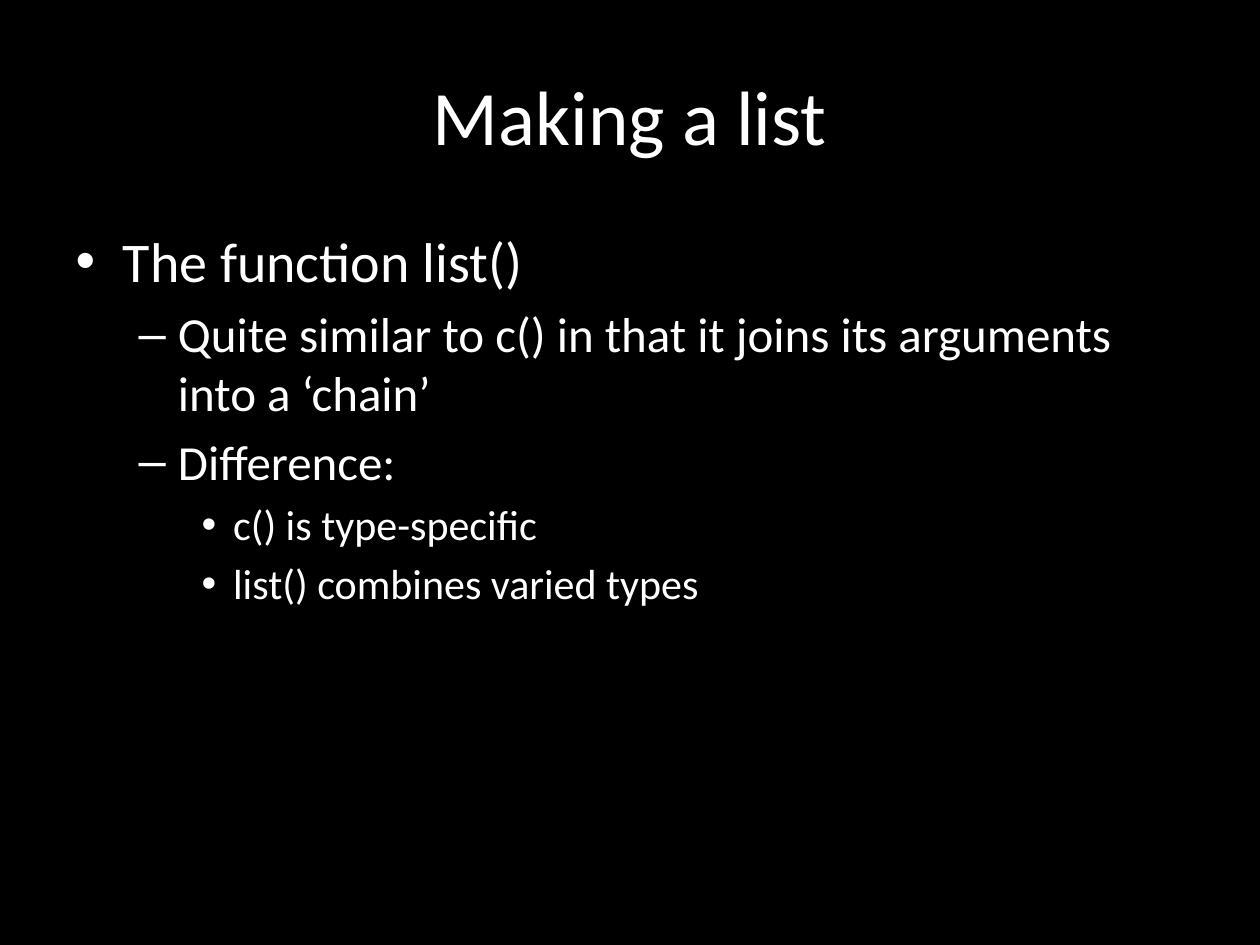
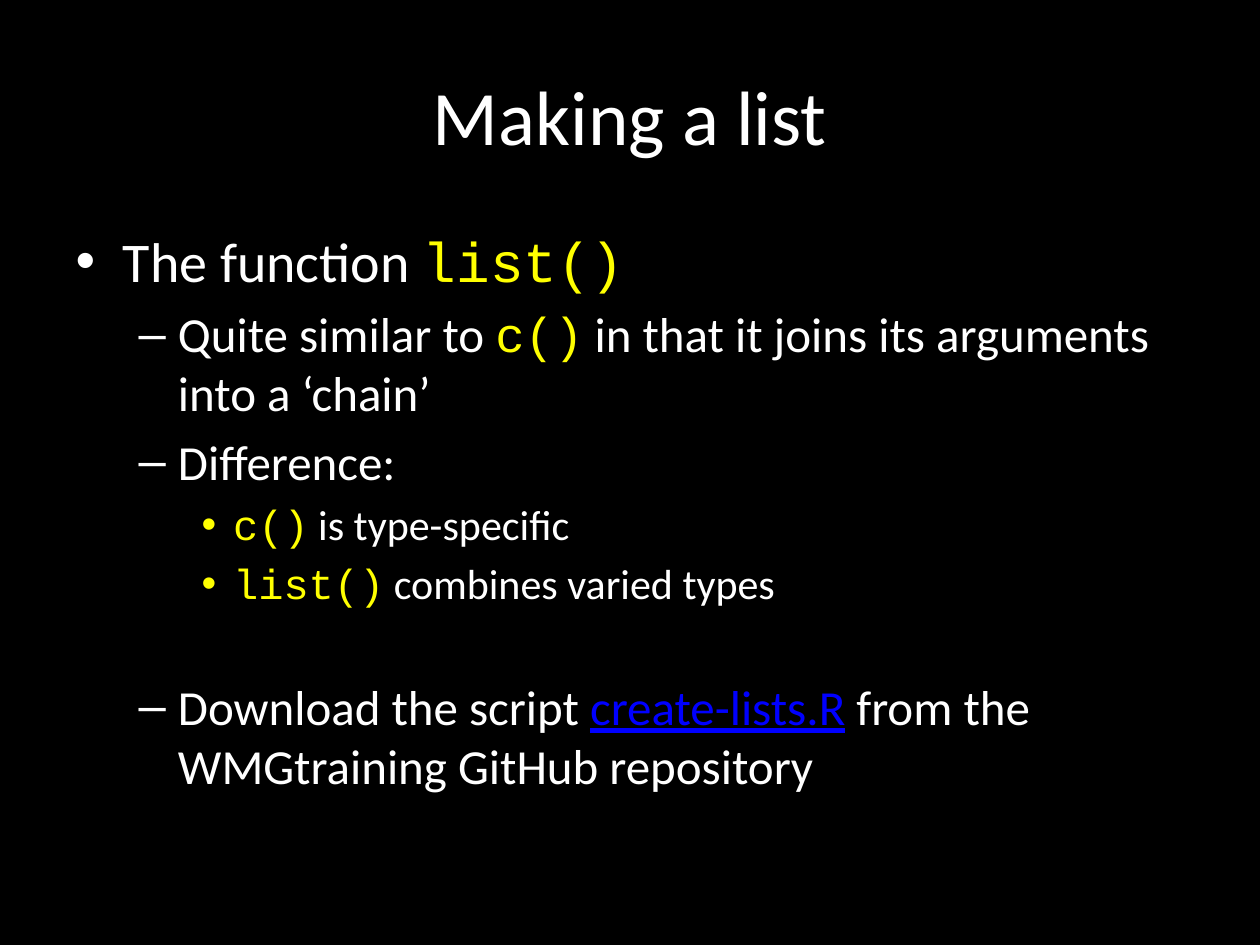
Before and after one commit to obroma/WMGtraining, a slide deck: slide 62 of r-data-structures.pptx. Drawn at 1260x945 pixels with LibreOffice and Linux fonts; fonts in the diff are those of the drawing. Boxes give left, top, right and bottom in pixels: in the first picture for what was removed or moved away, otherwise in the second. Text is boxed around its words. In the diff, an @@ line names an element or a change of style, - is before the commit and + after.

```diff
--- a/r-data-structures.pptx
+++ b/r-data-structures.pptx
@@ text at box(123, 242, 1149, 608): font Calibri to Courier New, text colour #FFFFFF to #FFFF00 in "list()", "c()", "c()", "list()" @@
@@ text at box(178, 691, 1030, 793): paragraph added @@
+  – Download the script create-lists.R from the WMGtraining GitHub repository
```
Also in this commit, not shown: 3 other slides changed, 1 slide added.
